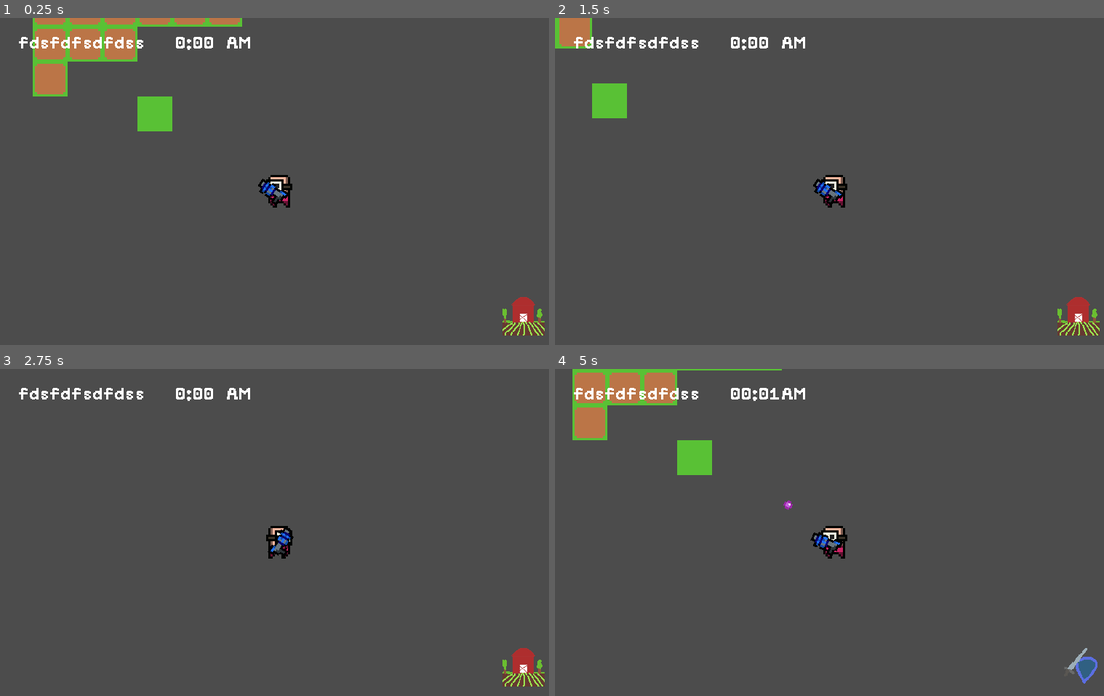
Above: before the commit, frames 1-4 (two rows, left to right).
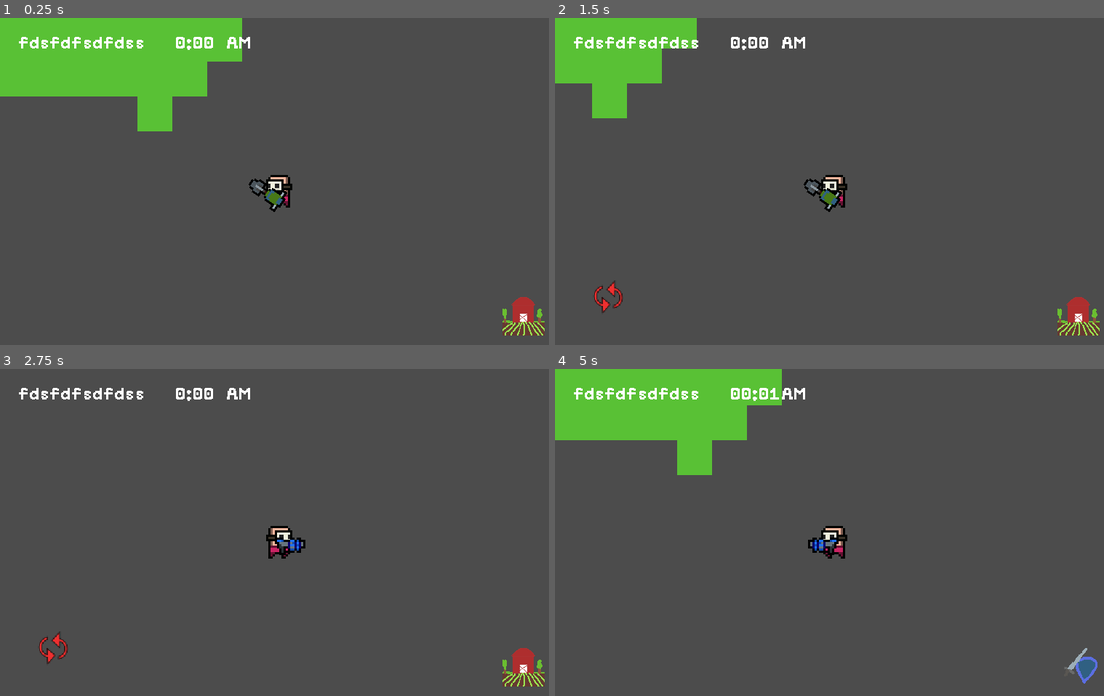
Above: after the commit, the same moments.

Repository: sugarvoid/gargun-valley
Game: Godot game, scene res://game/Game.tscn
The game is run twice, just before and just after one commit, with the same random seed, the same clock (stepped at 60 frames per second) and the same inputs.
Inputs (mouse positions are in pixels of both pictures, inside the frame that each line leads up to):
- Up to frame 1 (0.25 s): no input
- Up to frame 2 (1.5 s): tap Enter at 0.5 s; move the mouse to (637, 44) at 0.52 s; hold D (move_right) 0.53-1.28 s; click (637, 44) at 0.6 s; tap Mouse wheel down (cycle_hand, bound only after the commit) at 0.8, 1.35 s; move the mouse to (593, 44) at 1.27 s; hold S (move_down) from 1.28 s (still down)
- Up to frame 3 (2.75 s): click (38, 395) at 1.55 s; move the mouse to (334, 460) at 2.02 s; release S (move_down) at 2.03 s; hold D (move_right) from 2.03 s (still down); click (334, 460) at 2.1 s; tap Mouse wheel down (cycle_hand, bound only after the commit) at 2.3 s
- Up to frame 4 (5 s): tap Space at 2.75 s; move the mouse to (807, 597) at 2.77 s; release D (move_right) at 2.78 s; hold W (move_up) 2.78-3.53 s; tap R (light_toggle) at 2.85 s; click (807, 597) at 3.05 s; move the mouse to (999, 581) at 3.52 s; hold A (move_left) from 3.53 s (still down); tap E (switch_mode) at 3.6 s; click (999, 581) at 3.67 s; tap Mouse wheel down (cycle_hand, bound only after the commit) at 3.8, 4.35 s; move the mouse to (664, 483) at 4.27 s; click (664, 483) at 4.55 s

The runs differ from the first frame. In frame 1, 8.6% of the frame differs, in the area x 0-53%, y 0-60%; in frame 2, 4.5%; in frame 3, 0.4%; in frame 4, 7.3%.

Commit message:
Add shovel gun and toggle weapon feature

Diff:
--- a/game/Game.tscn
+++ b/game/Game.tscn
@@ -1,8 +1,7 @@
-[gd_scene load_steps=10 format=2]
+[gd_scene load_steps=9 format=2]
 
 [ext_resource path="res://game/actor/player/Player.tscn" type="PackedScene" id=1]
 [ext_resource path="res://game/interface/hud/HUD.tscn" type="PackedScene" id=2]
-[ext_resource path="res://game/interactive_object/plot/Plot.tscn" type="PackedScene" id=3]
 [ext_resource path="res://game/garden_manager.gd" type="Script" id=4]
 [ext_resource path="res://game/game.gd" type="Script" id=5]
 [ext_resource path="res://game/manager/TimeManager.tscn" type="PackedScene" id=11]
@@ -49,33 +48,12 @@
 cell_size = Vector2( 16, 16 )
 cell_custom_transform = Transform2D( 16, 0, 0, 16, 0, 0 )
 format = 1
-tile_data = PoolIntArray( 0, 0, 0, 3, 0, 0, 4, 1, 0, 5, 1, 0, 6, 1, 0, 65540, 1, 0, 65541, 1, 0, 65542, 1, 0, 262148, 0, 0 )
+tile_data = PoolIntArray( 0, 0, 0, 1, 0, 0, 2, 0, 0, 3, 0, 0, 4, 0, 0, 5, 0, 0, 6, 0, 0, 65536, 0, 0, 65537, 0, 0, 65538, 0, 0, 65539, 0, 0, 65540, 0, 0, 65541, 0, 0, 65542, 0, 0, 131072, 0, 0, 131073, 0, 0, 131074, 0, 0, 131075, 0, 0, 131076, 0, 0, 131077, 0, 0, 131078, 0, 0, 196608, 0, 0, 196609, 0, 0, 196610, 0, 0, 196611, 0, 0, 196612, 0, 0, 196613, 0, 0, 262148, 0, 0 )
 
 [node name="GardenManager" type="Node2D" parent="."]
 script = ExtResource( 4 )
 
 [node name="Plots" type="YSort" parent="GardenManager"]
-
-[node name="Plot3" parent="GardenManager/Plots" instance=ExtResource( 3 )]
-position = Vector2( 40, 40 )
-
-[node name="Plot4" parent="GardenManager/Plots" instance=ExtResource( 3 )]
-position = Vector2( 24, 56 )
-
-[node name="Plot5" parent="GardenManager/Plots" instance=ExtResource( 3 )]
-position = Vector2( 56, 40 )
-
-[node name="Plot6" parent="GardenManager/Plots" instance=ExtResource( 3 )]
-position = Vector2( 56, 24 )
-
-[node name="Plot7" parent="GardenManager/Plots" instance=ExtResource( 3 )]
-position = Vector2( 40, 24 )
-
-[node name="Plot2" parent="GardenManager/Plots" instance=ExtResource( 3 )]
-position = Vector2( 24, 40 )
-
-[node name="Plot" parent="GardenManager/Plots" instance=ExtResource( 3 )]
-position = Vector2( 24, 24 )
 
 [node name="EnemyContainer" type="Node2D" parent="."]
 visible = false
--- a/game/actor/player/Player.tscn
+++ b/game/actor/player/Player.tscn
@@ -1,9 +1,10 @@
-[gd_scene load_steps=8 format=2]
+[gd_scene load_steps=9 format=2]
 
 [ext_resource path="res://game/actor/player/sprite.png" type="Texture" id=1]
 [ext_resource path="res://game/weapon/WaterGun.tscn" type="PackedScene" id=2]
 [ext_resource path="res://game/actor/player/player.gd" type="Script" id=3]
 [ext_resource path="res://game/actor/player/light.png" type="Texture" id=4]
+[ext_resource path="res://game/weapon/ShovelGun.tscn" type="PackedScene" id=5]
 
 [sub_resource type="CapsuleShape2D" id=3]
 radius = 6.0
@@ -48,7 +49,7 @@
 [node name="Hand" type="Position2D" parent="."]
 position = Vector2( 1.956, 8.324 )
 
-[node name="WaterGun" parent="Hand" instance=ExtResource( 2 )]
+[node name="ShovelGun" parent="Hand" instance=ExtResource( 5 )]
 
 [node name="Camera2D" type="Camera2D" parent="."]
 current = true
@@ -71,6 +72,11 @@
 [node name="ReloadTimer" type="Timer" parent="."]
 one_shot = true
 
+[node name="Backpack" type="Node2D" parent="."]
+visible = false
+
+[node name="WaterGun" parent="Backpack" instance=ExtResource( 2 )]
+
 [connection signal="area_entered" from="InteractionArea" to="." method="_on_InteractionArea_area_entered"]
 [connection signal="area_exited" from="InteractionArea" to="." method="_on_InteractionArea_area_exited"]
 [connection signal="timeout" from="ClickTimer" to="." method="_on_ClickTimer_timeout"]
--- a/game/actor/player/player.gd
+++ b/game/actor/player/player.gd
@@ -69,6 +69,8 @@
 	if event.is_action_released("switch_mode"):
 		emit_signal("on_play_mode_toggle")
 		Global.toggle_player_mode()
+	if event.is_action_released("cycle_hand"):
+		self._cycle_hand()
 
 	if event.is_action_released("light_toggle"):
 		#TODO: give 'make plot' its own input event
@@ -121,3 +123,13 @@
 func _create_plot() -> void:
 	var pos: Vector2 = get_global_mouse_position()
 	emit_signal("request_plot_placement", pos)
+
+func _cycle_hand() -> void:
+	var current_hand = $Hand.get_child(0)
+	$Hand.remove_child($Hand.get_child(0))
+	$Backpack.add_child(current_hand)
+
+
+	var top_of_pack = $Backpack.get_child(0)
+	$Backpack.remove_child($Backpack.get_child(0))
+	$Hand.add_child(top_of_pack)
--- a/game/game.gd
+++ b/game/game.gd
@@ -49,10 +49,11 @@
 	var tile_cordinates = $TileMap3.world_to_map(pos)
 	var tile_ID = $TileMap3.get_cellv(tile_cordinates)
 	var sprite_placement =  $TileMap3.map_to_world(tile_cordinates)
-	garden_manager.add_to_used_plots(tile_cordinates) #Add to used plots
+
 
 	match tile_ID:
-		0: print("grass")
+		0:
+			print("grass")
+			self.garden_manager.place_plot(sprite_placement.snapped(Vector2(16,16)))
 		1:
 			print("plot")
-			self.garden_manager.place_plot(sprite_placement.snapped(Vector2(16,16)))
--- a/game/garden_manager.gd
+++ b/game/garden_manager.gd
@@ -2,9 +2,8 @@
 extends Node2D
 
 onready var p_Crop: PackedScene = preload("res://game/item/crop/Crop.tscn")
-# Declare member variables here. Examples:
-# var a = 2
-# var b = "text"
+onready var p_Plot: PackedScene = preload("res://game/interactive_object/plot/Plot.tscn")
+
 var used_plots: Array = [
 
 ]
@@ -13,17 +12,13 @@
 	self.used_plots.append(pos)
 
 func place_plot(pos: Vector2) -> void:
-	print(pos)
+	####print(pos)
+	for plot_pos in used_plots:
+		if plot_pos == pos:
+			print('alrady a plot there')
+			return
 	#TODO: check to see if there is already a plot place
-	var new_plot = p_Crop.instance()
+	var new_plot = p_Plot.instance()
 	new_plot.position = pos
-	add_child(new_plot)
-
-# Called when the node enters the scene tree for the first time.
-func _ready():
-	pass # Replace with function body.
-
-
-# Called every frame. 'delta' is the elapsed time since the previous frame.
-#func _process(delta):
-#	pass
+	$Plots.add_child(new_plot)
+	add_to_used_plots(pos)
--- a/game/interactive_object/plot/Plot.tscn
+++ b/game/interactive_object/plot/Plot.tscn
@@ -12,14 +12,16 @@
 
 [node name="Sprite" parent="." index="0"]
 texture = ExtResource( 3 )
+centered = false
 hframes = 2
 
 [node name="CollisionShape2D" parent="." index="1"]
-position = Vector2( 0, 0 )
+position = Vector2( 8, 8 )
 
 [node name="WaterHotBox" type="Area2D" parent="." index="2"]
 
 [node name="CollisionShape2D" type="CollisionShape2D" parent="WaterHotBox" index="0"]
+position = Vector2( 8, 8 )
 shape = SubResource( 1 )
 
 [node name="CropSprite" type="Sprite" parent="." index="3"]
--- /dev/null
+++ b/game/weapon/ShovelGun.tscn
@@ -0,0 +1,14 @@
+[gd_scene load_steps=3 format=2]
+
+[ext_resource path="res://game/weapon/Weapon.tscn" type="PackedScene" id=1]
+[ext_resource path="res://game/weapon/shovel_gun.png" type="Texture" id=2]
+
+[node name="ShovelGun" instance=ExtResource( 1 )]
+
+[node name="Sprite" parent="." index="0"]
+texture = ExtResource( 2 )
+offset = Vector2( 6.207, -0.386 )
+hframes = 7
+
+[node name="Muzzle" parent="." index="1"]
+position = Vector2( 14, 0 )
--- a/project.godot
+++ b/project.godot
@@ -164,6 +164,11 @@
 "events": [ Object(InputEventKey,"resource_local_to_scene":false,"resource_name":"","device":0,"alt":false,"shift":false,"control":false,"meta":false,"command":false,"pressed":false,"scancode":82,"physical_scancode":0,"unicode":0,"echo":false,"script":null)
  ]
 }
+cycle_hand={
+"deadzone": 0.5,
+"events": [ Object(InputEventMouseButton,"resource_local_to_scene":false,"resource_name":"","device":0,"alt":false,"shift":false,"control":false,"meta":false,"command":false,"button_mask":0,"position":Vector2( 0, 0 ),"global_position":Vector2( 0, 0 ),"factor":1.0,"button_index":5,"pressed":false,"doubleclick":false,"script":null)
+ ]
+}
 
 [physics]
 
Binary file changed: game/item/crop/plant.png
Binary file added: game/weapon/shovel_gun.aseprite
Binary file added: game/weapon/shovel_gun.png
Not shown, added: game/weapon/shovel_gun.png.import
